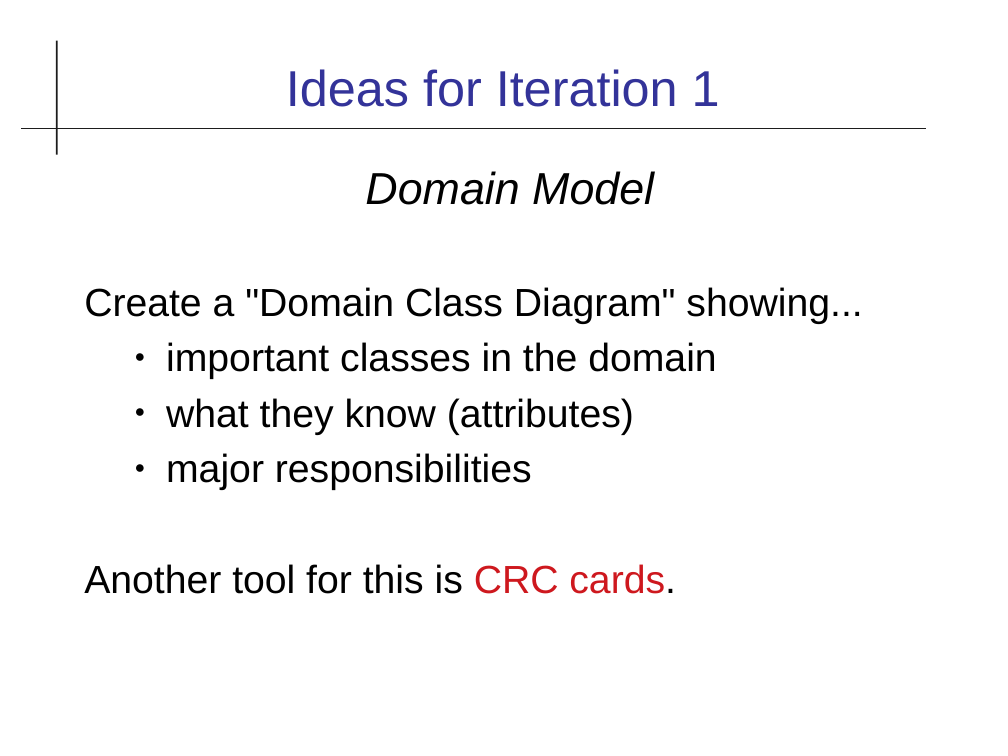
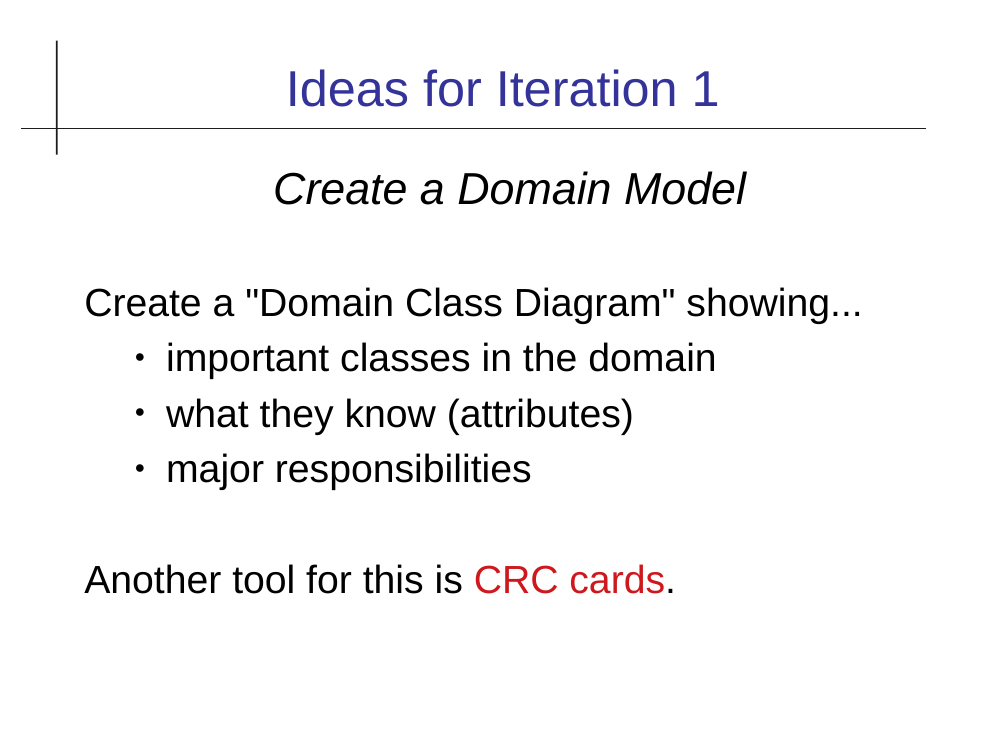
Before and after one commit to cpske/ISP, a slide deck: slide 15 of assignment/project/Iteration1.odp (slide 14 before the commit). Drawn at 1008x756 pixels with LibreOffice and Linux fonts; fonts in the diff are those of the drawing. Boxes give left, top, right and bottom in pixels: in the first picture for what was removed or moved away, otherwise in the second. Text is boxed around its words. In the diff, an @@ line names an element or a change of style, - is before the commit and + after.

```diff
--- a/assignment/project/Iteration1.odp
+++ b/assignment/project/Iteration1.odp
@@ text at (x1=273, y1=171, x2=746, y2=205): text changed @@
-Domain Model
+Create a Domain Model
```
Also in this commit, not shown: 9 other slides changed, 4 slides added, 3 slides removed, 6 other files.
